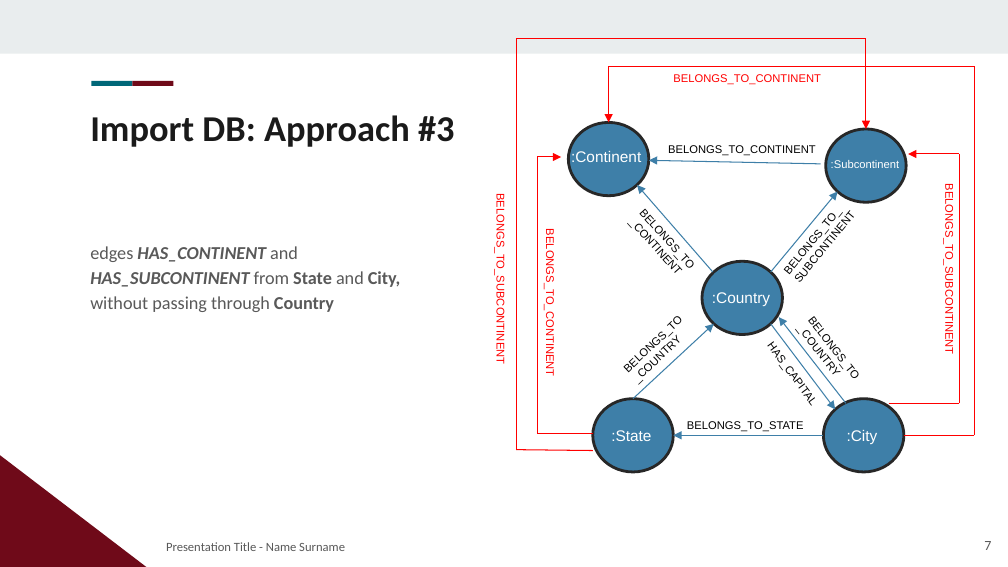
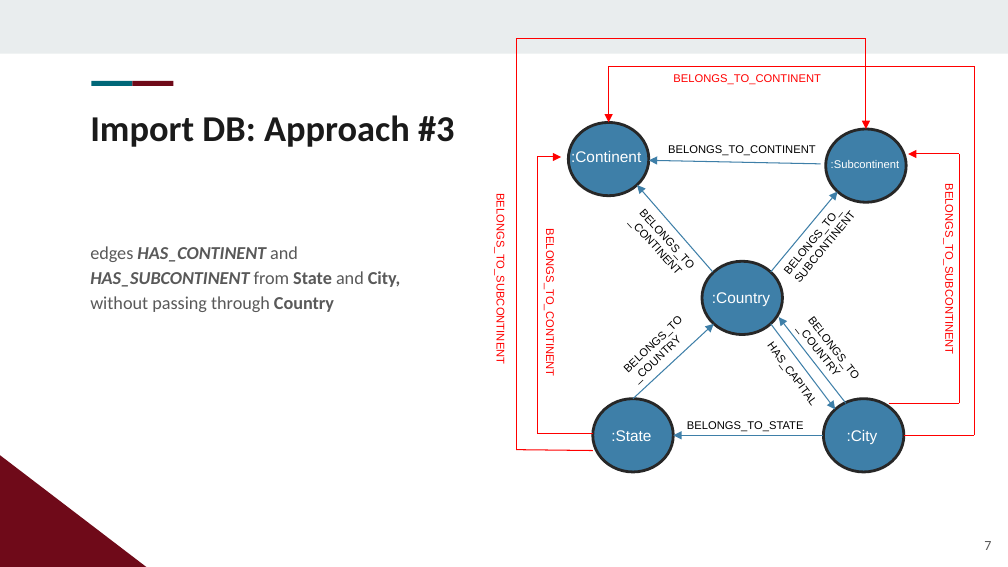
Before and after one commit to LorCir28/DMDS_Project, a slide deck: slide 7 of hw_3/presentation.pptx. Drawn at 1008x567 pixels with LibreOffice and Linux fonts; fonts in the diff are those of the drawing; background and template pictures are left out. Boxes give left, top, right and bottom in pixels: in the first picture for what was removed or moved away, otherwise in the second. Text is boxed around its words. In the diff, an @@ line names an element or a change of style, - is before the commit and + after.

```diff
--- a/hw_3/presentation.pptx
+++ b/hw_3/presentation.pptx
@@ subtitle removed at box(166, 542, 345, 551) @@
-Presentation Title - Name Surname
```
Also in this commit, not shown: 3 other slides changed, 1 other file.
